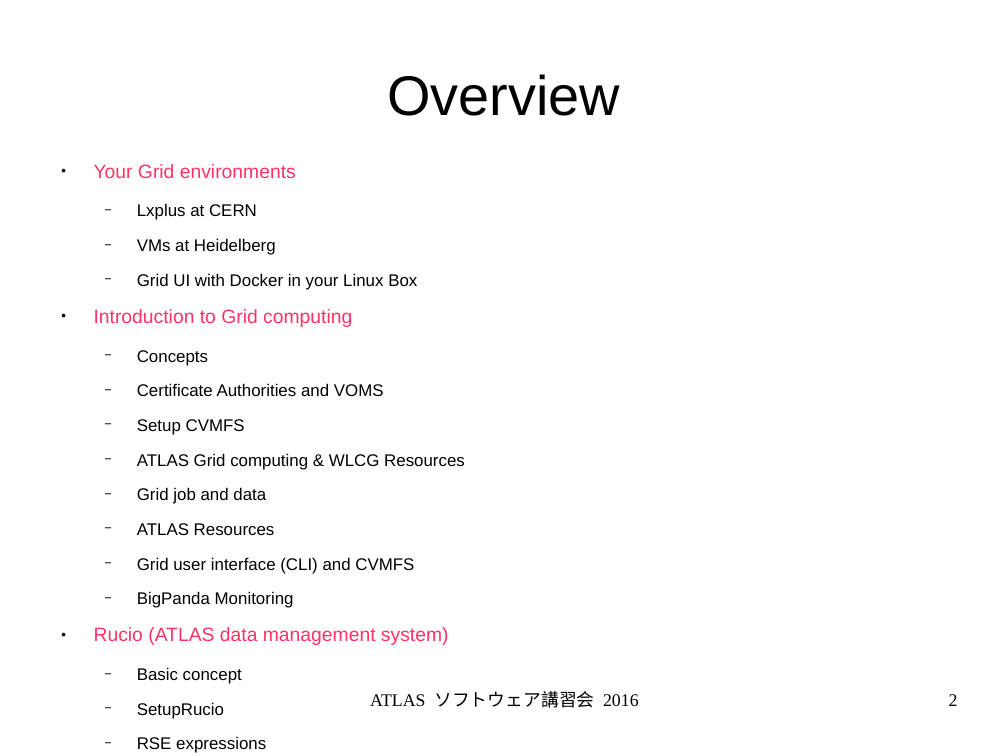
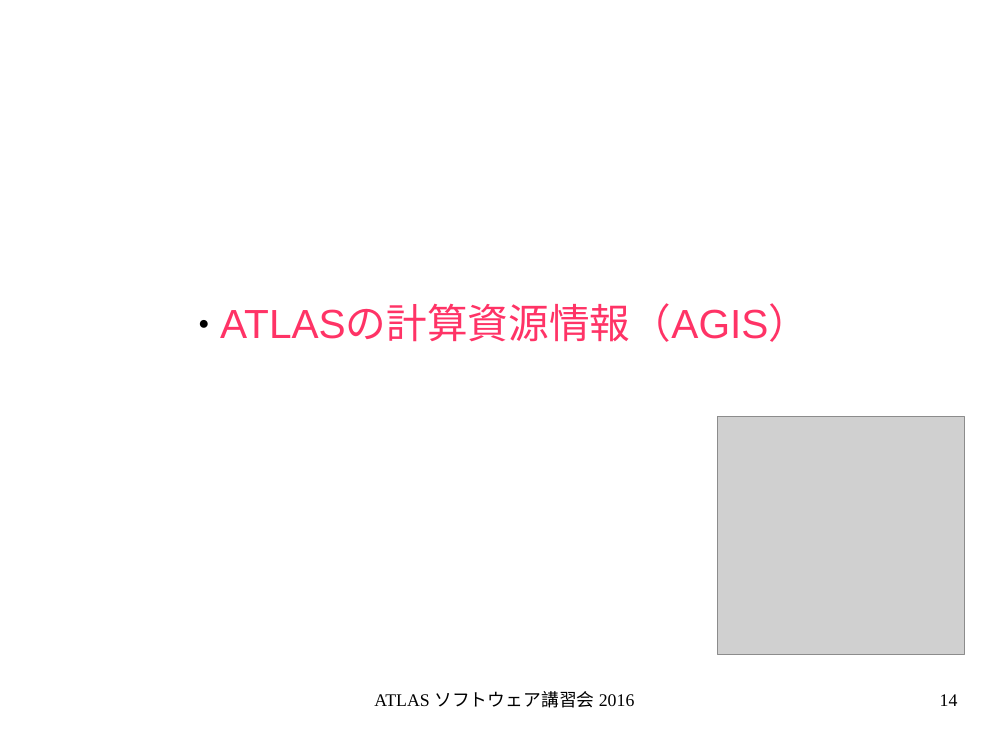
Before and after one commit to GenKawamura/2016-ATLAS-Japan-computing-tutorial, a slide deck: slide 14 of slides/odp/job_management.odp (slide 2 before the commit). Drawn at 1008x756 pixels with LibreOffice and Linux fonts; fonts in the diff are those of the drawing; grey boxes stand for pictures. Boxes give left, top, right and bottom in pixels: in the first picture for what was removed or moved away, otherwise in the second. Text is boxed around its words. In the diff, an @@ line names an element or a change of style, - is before the commit and + after.

```diff
--- a/slides/odp/job_management.odp
+++ b/slides/odp/job_management.odp
@@ title removed at (x1=387, y1=74, x2=620, y2=116) @@
-Overview
@@ text removed at (x1=94, y1=164, x2=465, y2=684) @@
-● Your Grid environments
-  − Lxplus at CERN
-  − VMs at Heidelberg
-  − Grid UI with Docker in your Linux Box
-● Introduction to Grid computing
-  − Concepts
-  − Certificate Authorities and VOMS
-  − Setup CVMFS
-  − ATLAS Grid computing & WLCG Resources
-  − Grid job and data
-  − ATLAS Resources
-  − Grid user interface (CLI) and CVMFS
-  − BigPanda Monitoring
-● Rucio (ATLAS data management system)
-  − Basic concept
-  − SetupRucio
-  − RSE expressions
-● RucioUI (WebUI)
-  − RucioUI
-● Links ad references
@@ subtitle added at (x1=220, y1=306, x2=809, y2=342), 32 pt, text #FF3366 @@
+● ATLASの計算資源情報（AGIS）
@@ picture added at (x1=718, y1=417, x2=965, y2=655) @@
@@ page number at (x1=940, y1=694, x2=958, y2=706): text changed @@
-2
+14
```
Also in this commit, not shown: 6 other slides changed, 8 slides added, 5 slides removed, 6 other files.
